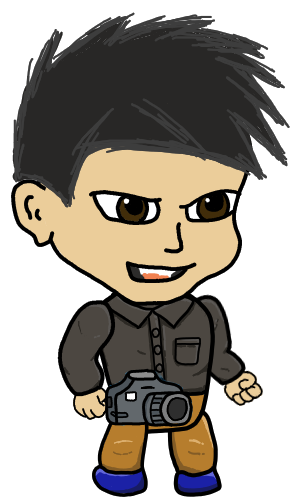
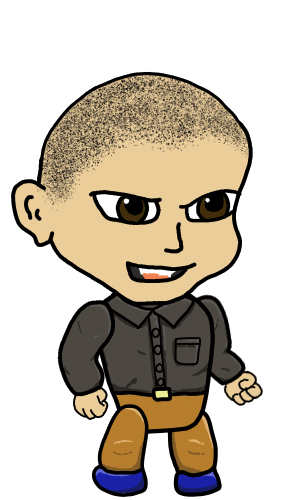
Comparing the layer stacks of the two 300×500 images. Changes:
hid group "Accessories" (4 layers) over [left=12, top=12, right=290, bottom=427]
added group "Hair 2" with 2 layers in group "Head" over [left=12, top=12, right=290, bottom=211]
added layer "Darken" in group "Hair 2" over [left=12, top=64, right=290, bottom=211]
added layer "Base" (1st of 2, in "Sprites" › "Head" › "Hair 2") in group "Hair 2" over [left=12, top=12, right=290, bottom=211]
hid group "Hair" (1st of 2, in "Sprites" › "Head") (2 layers) over [left=12, top=12, right=290, bottom=211]
painted on "Linework" (3rd of 3, in "Sprites" › "Head") over [left=12, top=64, right=256, bottom=211]
